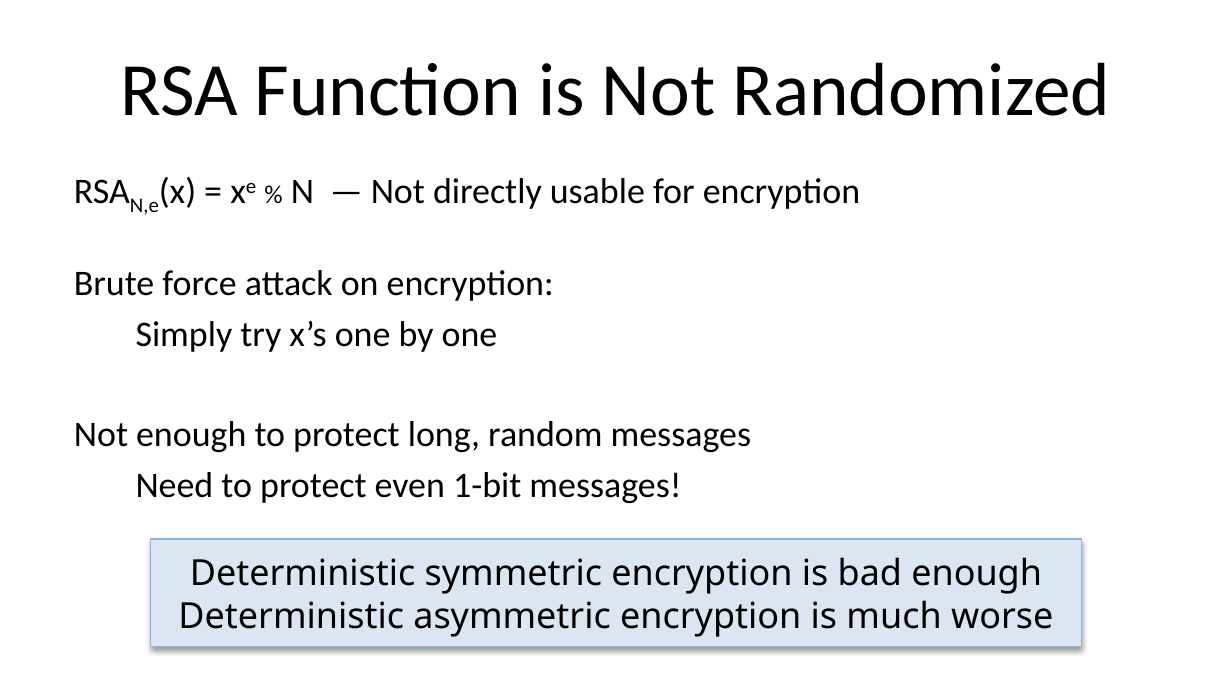
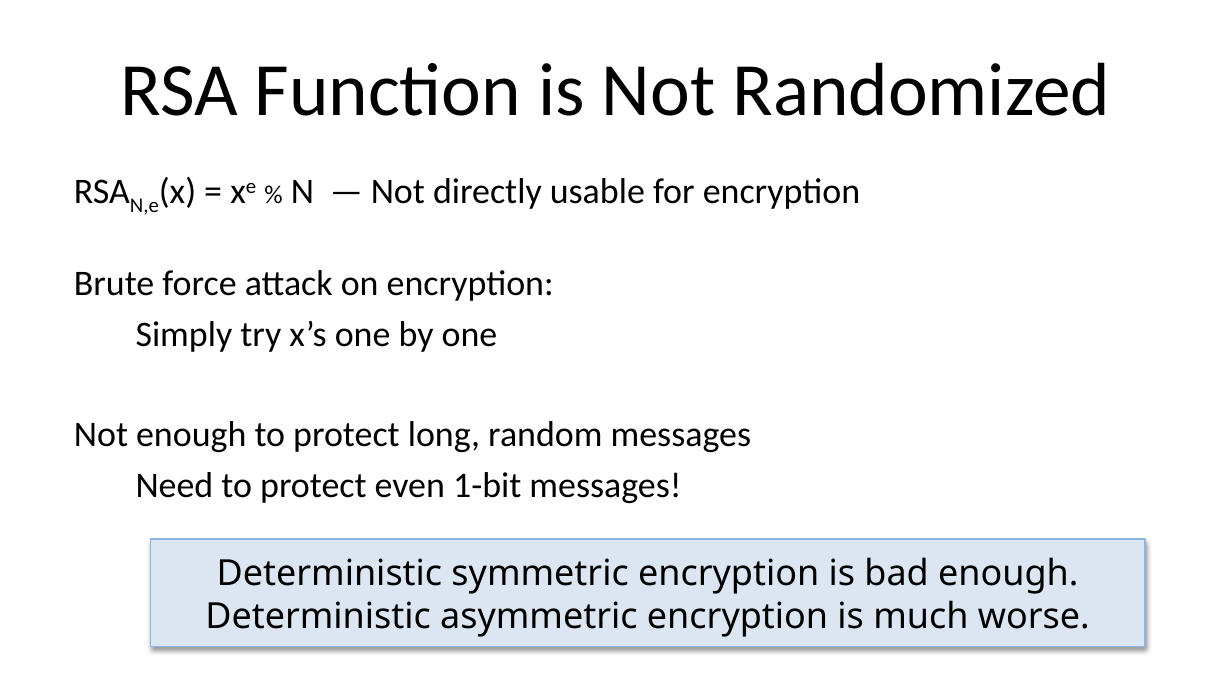
Before and after one commit to noise-lab/security-course, a slide deck: slide 29 of fall2016/lectures/6-PublicKey.pptx (slide 27 before the commit). Drawn at 1232x693 pixels with LibreOffice and Linux fonts; fonts in the diff are those of the drawing. Boxes give left, top, right and bottom in pixels: in the first picture for what was removed or moved away, otherwise in the second. Text is boxed around its words. In the diff, an @@ line names an element or a change of style, - is before the commit and + after.

```diff
--- a/fall2016/lectures/6-PublicKey.pptx
+++ b/fall2016/lectures/6-PublicKey.pptx
@@ rectangle "Deterministic symmetric encryption is bad ...": place and size @@
-rectangle "Deterministic symmetric encryption is bad ..." at [150, 540, 1082, 648]
+rectangle "Deterministic symmetric encryption is bad ..." at [150, 540, 1146, 648]
@@ text in rectangle at [205, 557, 1090, 637]: text changed @@
-Deterministic symmetric encryption is bad enough
-Deterministic asymmetric encryption is much worse
+Deterministic symmetric encryption is bad enough.
+Deterministic asymmetric encryption is much worse.
```
Also in this commit, not shown: 31 other slides changed, 5 slides added, 4 slides removed, 1 other file.
